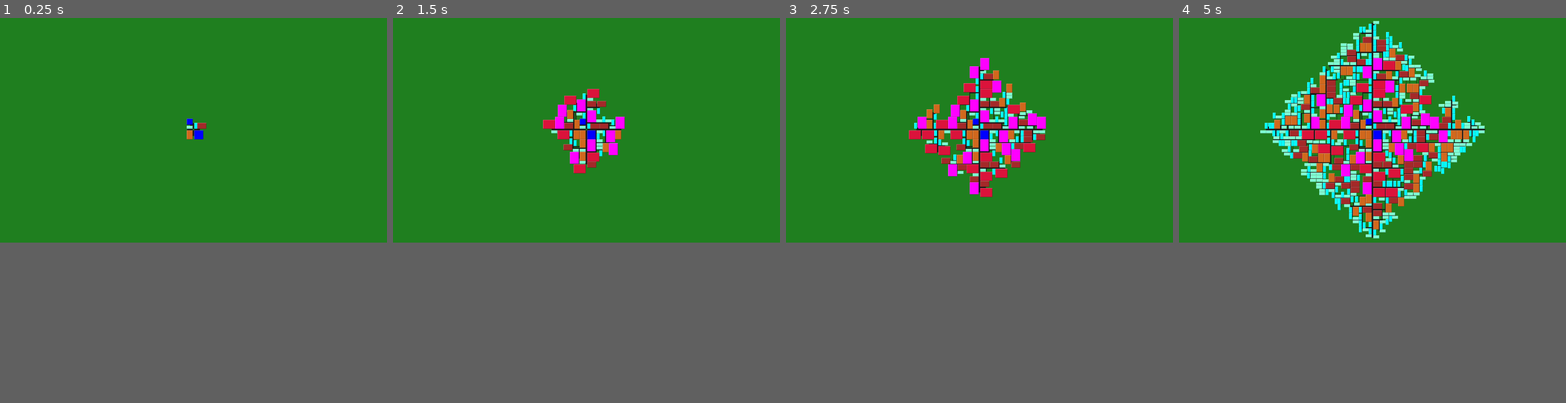
Above: before the commit, frames 1-4 (left to right).
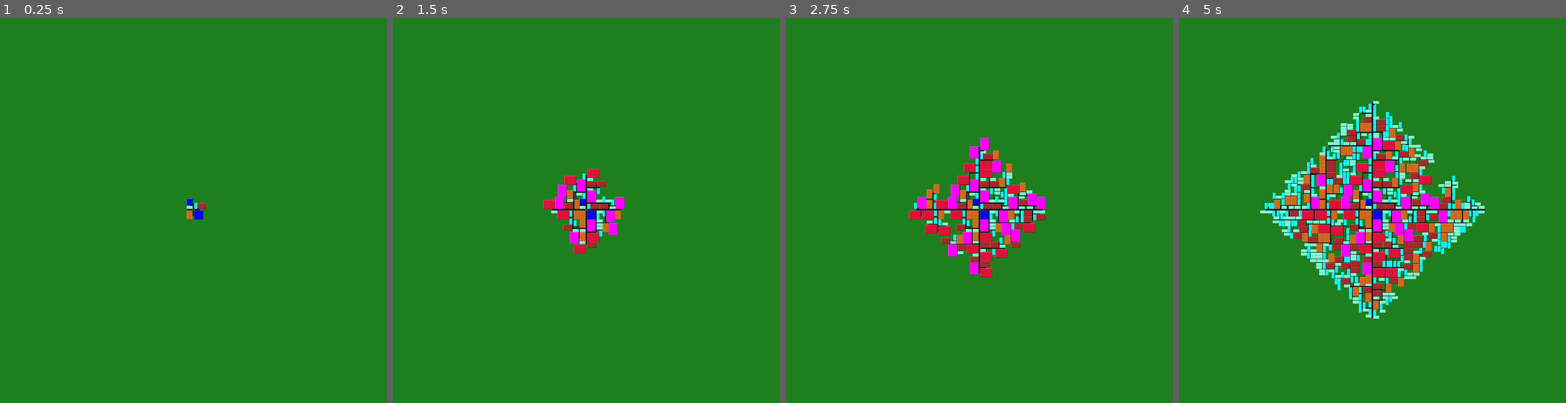
Above: after the commit, the same moments.

Repository: MichaelReel/2DMapGen_2022
Game: Godot game, scene res://PixelDrawn/BuildingPlacement.tscn
Two runs of this game, one before a commit and one after it. Both use one fixed random seed, a clock stepped at 60 frames per second and the inputs below. This scene is started directly instead of the project's main scene.
Inputs (mouse positions are in pixels of both pictures, inside the frame that each line leads up to):
- Up to frame 1 (0.25 s): no input
- Up to frame 2 (1.5 s): move the mouse to (671, 118) at 0.52 s; click (671, 118) at 0.67 s; move the mouse to (509, 141) at 1.27 s; click (509, 141) at 1.42 s
- Up to frame 3 (2.75 s): move the mouse to (1018, 79) at 2.02 s; click (1018, 79) at 2.17 s
- Up to frame 4 (5 s): move the mouse to (1353, 175) at 2.77 s; click (1353, 175) at 2.92 s; move the mouse to (1488, 164) at 3.52 s; click (1488, 164) at 3.67 s; move the mouse to (1256, 95) at 4.27 s; click (1256, 95) at 4.42 s
In our replay, the window is 800x468 before the commit and 800x800 after it. These sizes can differ from the game's own. Grey fills any space a smaller window leaves; there, only what the larger window draws over its background counts as a difference.

The runs differ from the first frame. In frame 1, 0.4% of the frame differs, in the area x 48-54%, y 26-53%; in frame 2, 4.8%; in frame 3, 10%; in frame 4, 23%, in the area x 21-80%, y 0-79%.

Commit message:
Changed the window size, doing some more island stuff.

Diff:
--- a/Main.tscn
+++ b/Main.tscn
@@ -5,8 +5,10 @@
 [node name="Node2D" type="Node2D"]
 
 [node name="DisplayControl" type="Control" parent="."]
+anchor_right = 1.0
+anchor_bottom = 1.0
 margin_right = 1024.0
-margin_bottom = 600.0
+margin_bottom = 1024.0
 
 [node name="MenuButton" type="MenuButton" parent="."]
 margin_left = 2.0
--- a/PixelDrawn/BuildingPlacement.gd
+++ b/PixelDrawn/BuildingPlacement.gd
@@ -118,11 +118,11 @@
 		if dir.x != 0:
 			# horizontal road
 			for y in range(pos.y, pos.y + dir.x * road_width, dir.x):
-				image.set_pixel(pos.x, y, col)
+				image.set_pixel(int(pos.x), y, col)
 		elif dir.y != 0:
 			# Vertical road
 			for x in range(pos.x, pos.x - dir.y * road_width, -dir.y):
-				image.set_pixel(x, pos.y, col)
+				image.set_pixel(x, int(pos.y), col)
 
 
 		image.unlock()
@@ -157,7 +157,7 @@
 					# Draw image
 					image.blit_rect(building.image, Rect2(Vector2(), building.size), plot_bounds.position)
 					left_just_split = false
-					var frontage : int = Vector2(building.size.x * dir.x, building.size.y * dir.y).length()
+					var frontage := int(Vector2(building.size.x * dir.x, building.size.y * dir.y).length())
 					left_block_dis = frontage
 				else:
 					building_pool.push_building(building)
@@ -193,7 +193,7 @@
 					# Draw image
 					image.blit_rect(building.image, Rect2(Vector2(), building.size), plot_bounds.position)
 					right_just_split = false
-					var frontage : int = Vector2(building.size.x * dir.x, building.size.y * dir.y).length()
+					var frontage := int(Vector2(building.size.x * dir.x, building.size.y * dir.y).length())
 					right_block_dis = frontage
 				else:
 					building_pool.push_building(building)
@@ -205,18 +205,18 @@
 		image.lock()
 		# Check the edges
 		for y in range(plot.position.y, plot.end.y):
-			if not image.get_pixel(plot.position.x, y).is_equal_approx(clear_color):
-				image.unlock()
-				return false
-			if not image.get_pixel(plot.end.x, y).is_equal_approx(clear_color):
+			if not image.get_pixel(int(plot.position.x), y).is_equal_approx(clear_color):
+				image.unlock()
+				return false
+			if not image.get_pixel(int(plot.end.x), y).is_equal_approx(clear_color):
 				image.unlock()
 				return false
 
 		for x in range(plot.position.x, plot.end.x):
-			if not image.get_pixel(x, plot.position.y).is_equal_approx(clear_color):
-				image.unlock()
-				return false
-			if not image.get_pixel(x, plot.end.y).is_equal_approx(clear_color):
+			if not image.get_pixel(x, int(plot.position.y)).is_equal_approx(clear_color):
+				image.unlock()
+				return false
+			if not image.get_pixel(x, int(plot.end.y)).is_equal_approx(clear_color):
 				image.unlock()
 				return false
 
@@ -228,12 +228,12 @@
 	building_pool.create()
 
 	var road := Color(0.1, 0.1, 0.1, 1.0)
-	var start := Vector2(width / 2, height / 2)
+	var start := Vector2(width / 2.0, height / 2.0)
 	var start_road_width := 4
 
 	image.fill(BACK_GROUND)
 
-	var half_road := start_road_width / 4
+	var half_road := int(start_road_width / 4.0)
 
 	road_workers.append(RoadWorker.new(start + (Vector2.UP + Vector2.LEFT) * (half_road + 1), Vector2.UP, road, start_road_width))
 	road_workers.append(RoadWorker.new(start + (Vector2.RIGHT + Vector2.UP) * half_road + Vector2.UP, Vector2.RIGHT, road, start_road_width))
--- a/PixelDrawn/BuildingPlacement.tscn
+++ b/PixelDrawn/BuildingPlacement.tscn
@@ -3,6 +3,6 @@
 [ext_resource path="res://PixelDrawn/BuildingPlacement.gd" type="Script" id=1]
 
 [node name="BuildingPlacement" type="TextureRect"]
-margin_right = 1024.0
-margin_bottom = 600.0
+anchor_right = 1.0
+anchor_bottom = 1.0
 script = ExtResource( 1 )
--- a/PixelDrawn/Island.gd
+++ b/PixelDrawn/Island.gd
@@ -5,6 +5,8 @@
 onready var ready := false
 onready var points_done := false
 onready var fill_done := false
+onready var distance_done := false
+onready var rivers_done := false
 
 const SEA_COLOR := Color8(32, 32, 128, 255)
 const COAST_COLOR := Color8(128, 128, 32, 255)
@@ -12,13 +14,14 @@
 const COAST_START_DIR : float = 0.0
 const MAX_POINT_SPACE : float = 3.0
 const MAX_POINT_SPACE_SQR : float = MAX_POINT_SPACE * MAX_POINT_SPACE
-const POINT_INSERT_RATIO : float = 0.9
+const POINT_INSERT_RATIO : float = 0.7
 const FILL_DIRS : Array = [
 	Vector2.UP, Vector2.DOWN, Vector2.LEFT, Vector2.RIGHT
 ]
 
 var coast_drawer : CoastDrawer
 var image_filler : ImageFiller
+var inland_distancer : InlandDistancer
 
 
 class CoastDrawer:
@@ -98,32 +101,91 @@
 	var _fill_point_pool : Array
 	var _fill_color : Color
 	var _replace_color : Color
-
-	func _init(rect_size : Vector2, fill_color: Color):
+	var _edge_point_pool : Array
+
+	func _init(rect_size : Vector2, fill_color: Color, replace_color: Color) -> void:
 		_fill_point_pool = [rect_size / 2.0]
 		_fill_color = fill_color
+		_replace_color = replace_color
+		_edge_point_pool = []
 
 	func fill_from_center(fill_image: Image) -> bool:
 		if _fill_point_pool.empty():
 			return true
 
+		var frame_end = OS.get_ticks_msec() + 30
 		fill_image.lock()
 
-		var point : Vector2 = _fill_point_pool.pop_front()
-		if _fill_point_pool.empty():
-			_replace_color = fill_image.get_pixelv(point)
-
-		fill_image.set_pixelv(point, _fill_color)
-
-		for dir in FILL_DIRS:
-			var neighbour = point + dir
-			var neighbour_color = fill_image.get_pixelv(neighbour)
-			if neighbour_color.is_equal_approx(_replace_color):
-				fill_image.set_pixelv(neighbour, _fill_color)
-				_fill_point_pool.push_back(neighbour)
+		while OS.get_ticks_msec() < frame_end and not _fill_point_pool.empty():
+			var point : Vector2 = _fill_point_pool.pop_front()
+			fill_image.set_pixelv(point, _fill_color)
+
+			var empty_neighbours := 0
+			var coast_neighbours := 0
+			for dir in FILL_DIRS:
+				var neighbour = point + dir
+				var neighbour_color = fill_image.get_pixelv(neighbour)
+				if neighbour_color.is_equal_approx(_replace_color):
+					fill_image.set_pixelv(neighbour, _fill_color)
+					_fill_point_pool.push_back(neighbour)
+					empty_neighbours += 1
+				# TODO: Kind of feel like COAST_COLOR should be class level
+				if neighbour_color.is_equal_approx(COAST_COLOR):
+					coast_neighbours += 1
+
+			if empty_neighbours == 0 and coast_neighbours > 0:
+				_edge_point_pool.append(point)
+
 
 		fill_image.unlock()
 		return false
+
+
+class InlandDistancer:
+	var _edge_point_pool
+	var _next_level_pool
+	var _low_color : Color = Color8(0, 140, 0, 255)
+	var _high_color : Color = Color8(255, 140, 255, 255)
+	var _height : float = 0.0
+	var _per_level : float = 1.0 / 256.0
+
+	func _init(edge_points: Array) -> void:
+		_edge_point_pool = edge_points
+		_next_level_pool = []
+
+	func raise_inland(image: Image) -> bool:
+		if _edge_point_pool.empty():
+			return true
+
+		var frame_end = OS.get_ticks_msec() + 30
+		image.lock()
+
+		while OS.get_ticks_msec() < frame_end and not _edge_point_pool.empty():
+			var point : Vector2 = _edge_point_pool.pop_front()
+
+			image.set_pixelv(point, lerp(_low_color, _high_color, _height))
+			for dir in FILL_DIRS:
+				var neighbour = point + dir
+				var neighbour_color = image.get_pixelv(neighbour)
+				# TODO: Kind of feel like LAND_COLOR should be local
+				if neighbour_color.is_equal_approx(LAND_COLOR) and not _next_level_pool.has(neighbour):
+					_next_level_pool.append(neighbour)
+
+			if _edge_point_pool.empty():
+				_edge_point_pool = _next_level_pool
+				_next_level_pool = []
+				_height += _per_level
+
+		image.unlock()
+		return false
+
+
+class RiverPathMaker:
+	var _mouth_point_pool : Array
+
+	func _init(mouth_point_pool : Array) -> void:
+		_mouth_point_pool = mouth_point_pool
+
 
 func _ready() -> void:
 	image.create(int(rect_size.x), int(rect_size.y), false, Image.FORMAT_RGBA8)
@@ -132,7 +194,7 @@
 	coast_drawer = CoastDrawer.new(rect_size, 0.5, 0.8)
 	coast_drawer.draw_points(image)
 
-	image_filler = ImageFiller.new(rect_size, LAND_COLOR)
+	image_filler = ImageFiller.new(rect_size, LAND_COLOR, SEA_COLOR)
 
 	ready = true
 
@@ -149,8 +211,20 @@
 		return
 
 	if not fill_done:
-		yield(VisualServer, "frame_post_draw")
 		fill_done = image_filler.fill_from_center(image)
+		if fill_done:
+			inland_distancer = InlandDistancer.new(image_filler._edge_point_pool)
+			print (str(inland_distancer._edge_point_pool.size()))
 		imageTexture.create_from_image(image)
 		texture = imageTexture
 		return
+
+	if not distance_done:
+		distance_done = inland_distancer.raise_inland(image)
+		imageTexture.create_from_image(image)
+		texture = imageTexture
+		return
+
+	if not rivers_done:
+		print("doing rivers")
+		rivers_done = true
--- a/ShaderDrawn/ViewPortWithShader.tscn
+++ b/ShaderDrawn/ViewPortWithShader.tscn
@@ -6,11 +6,13 @@
 viewport_path = NodePath("Viewport")
 
 [node name="TextureRect" type="TextureRect"]
+anchor_right = 1.0
+anchor_bottom = 1.0
 texture = SubResource( 1 )
 stretch_mode = 1
 
 [node name="Viewport" type="Viewport" parent="."]
-size = Vector2( 1920, 1080 )
+size = Vector2( 1024, 1024 )
 handle_input_locally = false
 hdr = false
 disable_3d = true
@@ -18,5 +20,3 @@
 render_target_v_flip = true
 
 [node name="ShaderInput" parent="Viewport" instance=ExtResource( 1 )]
-margin_right = 1920.0
-margin_bottom = 1080.0
--- a/project.godot
+++ b/project.godot
@@ -14,6 +14,10 @@
 run/main_scene="res://Main.tscn"
 config/icon="res://icon.png"
 
+[display]
+
+window/size/height=1024
+
 [gui]
 
 common/drop_mouse_on_gui_input_disabled=true
